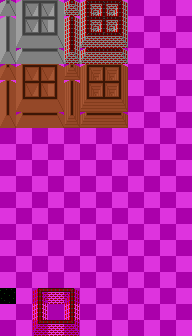
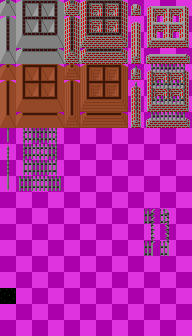
Layered file, before and after one edit (192×336). Changes by layer:
painted on "tiles" over bbox(7, 0, 190, 336)
